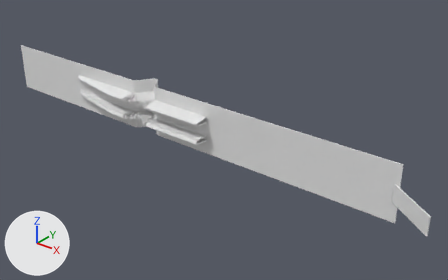
The glTF model web/stl/tape.glb as it was, and as the next commit left it.
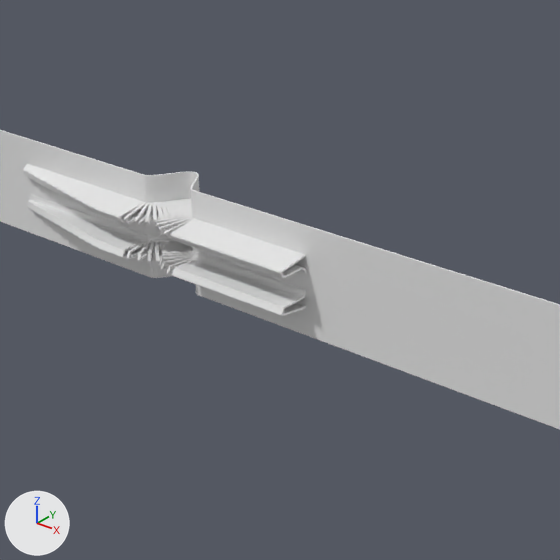
There are two pictures of each version: one whole from a 50 mm camera at (308.4, -198.2, 120.1) aimed at (144.0, 7.3, -7.3), one close up on the part from 15% to 72% of the width and 0% to 92% of the height. Arrows for +X, +Y and +Z are at lower left; the lights stay in place. The last two pictures show the newer version.

Objects in the first close-up: 'tape.stl'.
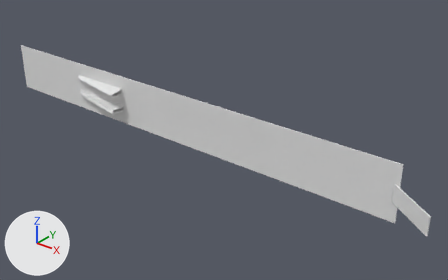
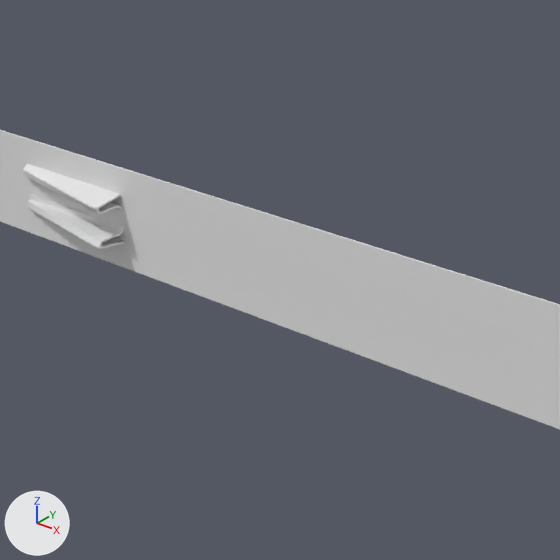
Location of each change, (x1, y1, x2, y2) in pixels of the close-ups (560 x 560 px):
part 1 of me_tape_stl, cut back: before (88, 171, 308, 318); after (100, 175, 201, 296)

The edits, one by one:
me_tape_stl is used by ob_tape_stl; location (0.0, 0.0, 0.0).
me_tape_stl had 47837 vertices, 96158 faces and spanned x 0.0..251.0, y -14.0..9.0, z -13.0..13.0.
me_tape_stl now has 10917 vertices, 21926 faces and spans x 0.0..251.0, y -14.0..0.0, z -13.0..13.0.
me_tape_stl part 1: 15 vertices moved within x 84.0..108.0, y -1.0..0.0, z -13.0..13.0; 37148 vertices removed from x 84.0..140.0, y -8.0..9.0, z -13.0..13.0; 228 vertices added at x 84.0..108.0, y -7.0..0.0, z -13.0..13.0.
